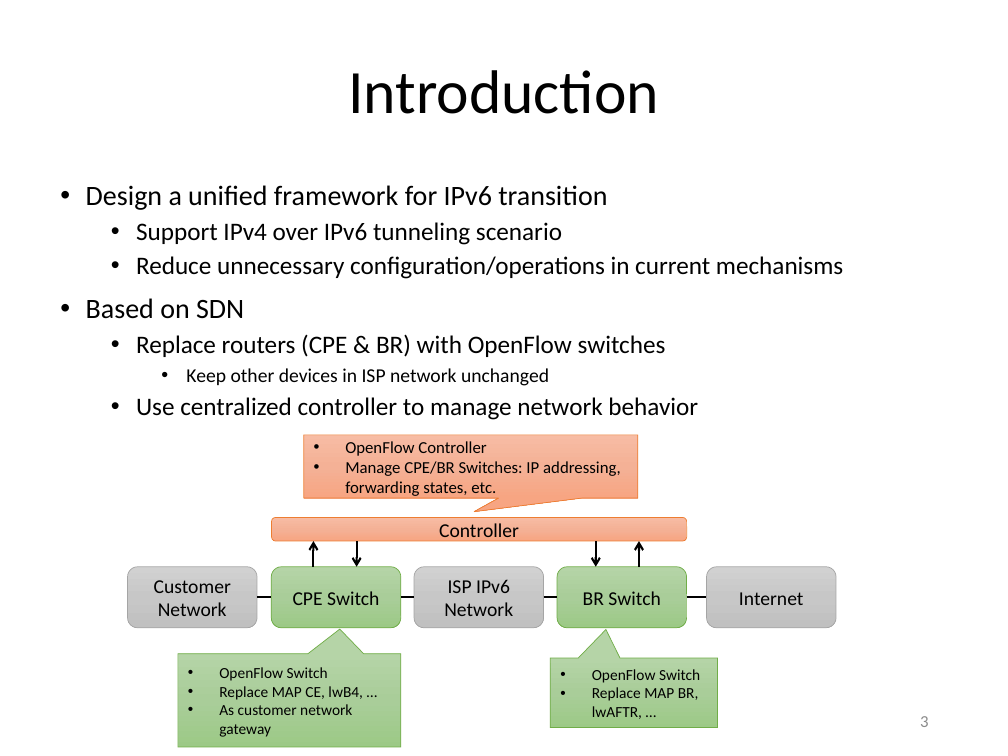
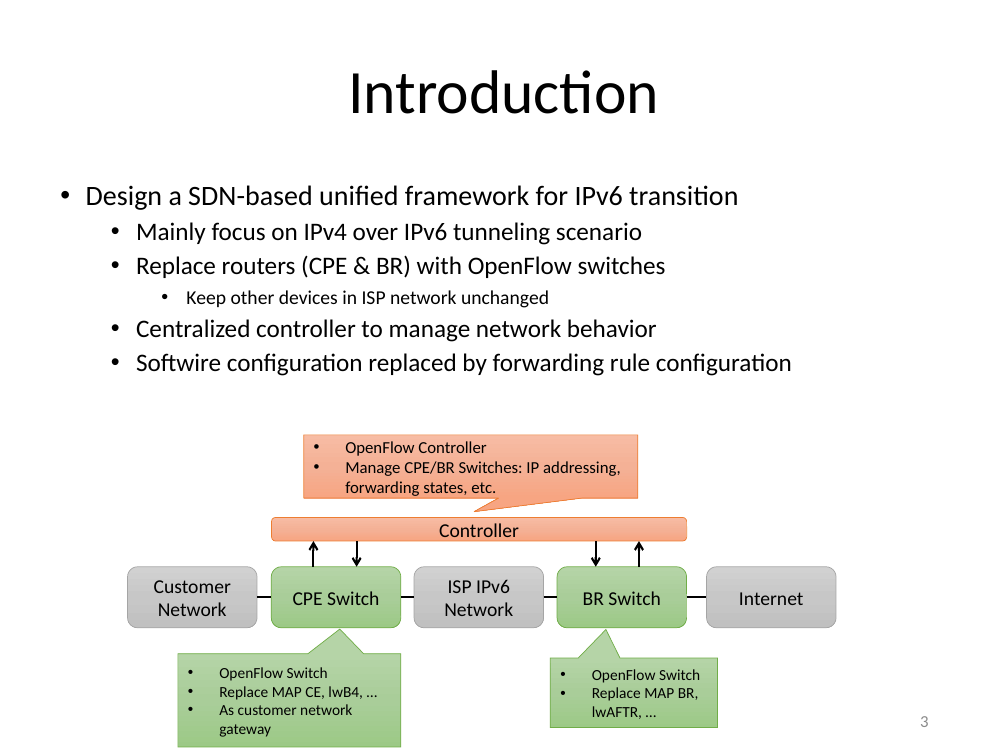
Before and after one commit to gnocuil/draft-sdn, a slide deck: slide 3 of Unified IPv6 Transition Framework With Flow-based Forwarding.pptx. Drawn at 1008x756 pixels with LibreOffice and Linux fonts; fonts in the diff are those of the drawing. Boxes give left, top, right and bottom in pixels: in the first picture for what was removed or moved away, otherwise in the second. Text is boxed around its words. In the diff, an @@ line names an element or a change of style, - is before the commit and + after.

```diff
--- a/Unified IPv6 Transition Framework With Flow-based Forwarding.pptx
+++ b/Unified IPv6 Transition Framework With Flow-based Forwarding.pptx
@@ text at <box>86,185,738,245</box>: text changed; size 18 to 20 pt @@
-• Design a unified framework for IPv6 transition
-  • Support IPv4 over IPv6 tunneling scenario
-  • Reduce unnecessary configuration/operations in current mechanisms
-• Based on SDN
+• Design a SDN-based unified framework for IPv6 transition
+  • Mainly focus on IPv4 over IPv6 tunneling scenario
@@ text at <box>136,319,792,376</box>: text changed @@
-  • Use centralized controller to manage network behavior
+  • Centralized controller to manage network behavior
+  • Softwire configuration replaced by forwarding rule configuration
```
Also in this commit, not shown: 7 other slides changed.
